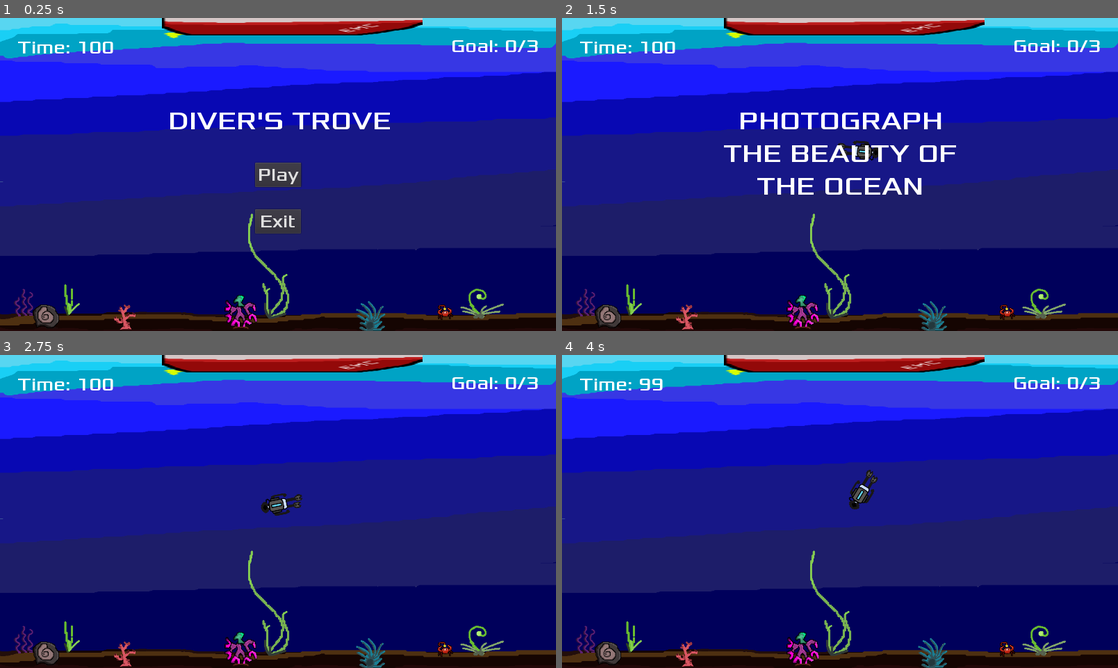
Above: before the commit, frames 1-4 (two rows, left to right).
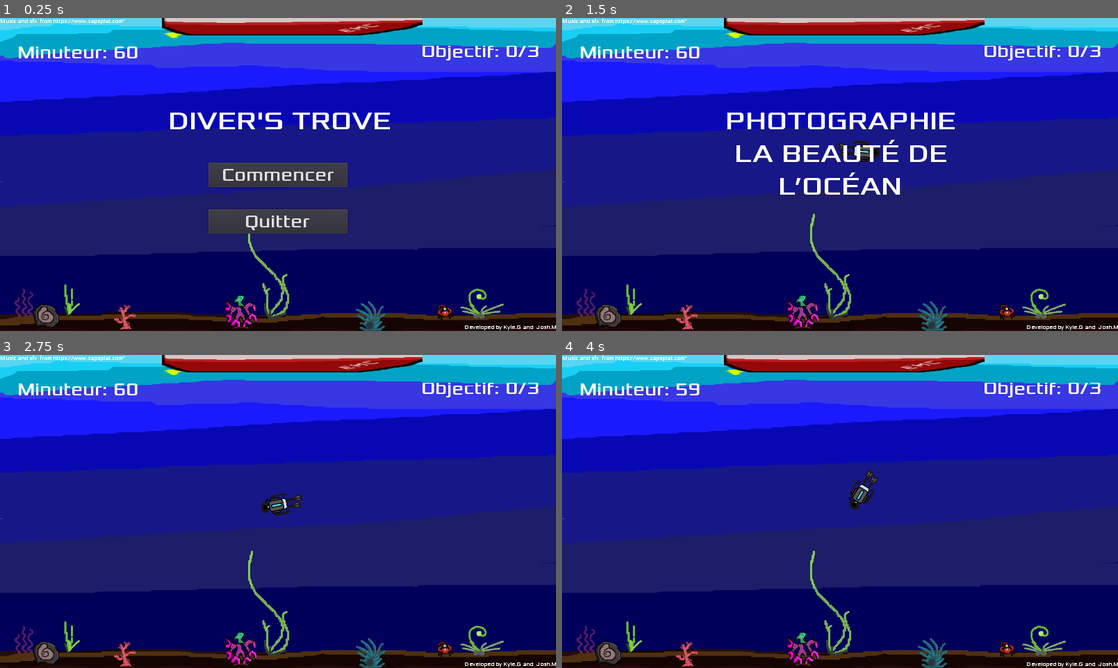
Above: after the commit, the same moments.

Repository: AlgionSan/GJ-Demo-2.0
Game: Godot game, scene res://scenes/Main.tscn
The game is run twice, just before and just after one commit, with the same random seed, the same clock (stepped at 60 frames per second) and the same inputs.
Inputs (mouse positions are in pixels of both pictures, inside the frame that each line leads up to):
- Up to frame 1 (0.25 s): no input
- Up to frame 2 (1.5 s): click "Play" (after the commit: "Commencer") at 0.5 s; move the mouse to (962, 158) at 1.27 s; tap E (interact) at 1.35 s
- Up to frame 3 (2.75 s): move the mouse to (166, 527) at 2.02 s; tap E (interact) at 2.1 s
- Up to frame 4 (4 s): move the mouse to (895, 442) at 2.77 s; tap E (interact) at 2.85, 3.6 s; move the mouse to (812, 574) at 3.52 s

The runs differ from the first frame. In frame 1, 4.3% of the frame differs, in the area x 0-100%, y 0-100%; in frame 2, 4.3%; in frame 3, 1.3%; in frame 4, 1.2%.

Commit message:
change language to french

Diff:
--- a/scenes/HUD.tscn
+++ b/scenes/HUD.tscn
@@ -9,6 +9,10 @@
 
 [sub_resource type="DynamicFont" id=2]
 size = 60
+font_data = ExtResource( 1 )
+
+[sub_resource type="DynamicFont" id=3]
+size = 12
 font_data = ExtResource( 1 )
 
 [node name="HUD" type="CanvasLayer"]
@@ -22,17 +26,18 @@
 margin_right = -40.0
 margin_bottom = 113.0
 custom_fonts/font = SubResource( 1 )
-text = "Goal: 0/3"
+text = "Objectif: 0/3"
 align = 2
+valign = 1
 autowrap = true
 
 [node name="TimeLabel" type="Label" parent="."]
 margin_left = 40.0
 margin_top = 40.0
 margin_right = 640.0
-margin_bottom = 95.0
+margin_bottom = 120.0
 custom_fonts/font = SubResource( 1 )
-text = "Timer: 0"
+text = "Minuteur: 0"
 valign = 1
 autowrap = true
 
@@ -57,29 +62,46 @@
 anchor_top = 0.5
 anchor_right = 0.5
 anchor_bottom = 0.5
-margin_left = -53.0
-margin_top = -27.5
-margin_right = 53.0
-margin_bottom = 27.5
+margin_left = -160.0
+margin_top = -27.0
+margin_right = 160.0
+margin_bottom = 28.0
 custom_fonts/font = SubResource( 1 )
-text = "Play"
+text = "Commencer"
 
 [node name="ExitButton" type="Button" parent="."]
 anchor_left = 0.5
 anchor_top = 0.5
 anchor_right = 0.5
 anchor_bottom = 0.5
-margin_left = -53.0
+margin_left = -160.0
 margin_top = 80.0
-margin_right = 53.0
+margin_right = 160.0
 margin_bottom = 135.0
 custom_fonts/font = SubResource( 1 )
-text = "Exit"
+text = "Quitter"
 
 [node name="MessageTimer" type="Timer" parent="."]
 wait_time = 2.0
 one_shot = true
 
+[node name="DeveloperCredit" type="Label" parent="."]
+anchor_left = 1.0
+anchor_top = 1.0
+anchor_right = 1.0
+anchor_bottom = 1.0
+margin_left = -306.0
+margin_top = -16.0
+custom_fonts/font = SubResource( 3 )
+text = "Developed by Kyle.G and  Josh.M"
+align = 2
+
+[node name="SoundCredits" type="Label" parent="."]
+margin_right = 40.0
+margin_bottom = 14.0
+custom_fonts/font = SubResource( 3 )
+text = "Music and sfx  from https://www.zapsplat.com“"
+
 [connection signal="pressed" from="StartButton" to="." method="_on_StartButton_pressed"]
 [connection signal="pressed" from="ExitButton" to="." method="_on_ExitButton_pressed"]
 [connection signal="timeout" from="MessageTimer" to="." method="_on_MessageTimer_timeout"]
--- a/scenes/Main.tscn
+++ b/scenes/Main.tscn
@@ -54,7 +54,7 @@
 
 [node name="Interactable" parent="." instance=ExtResource( 4 )]
 position = Vector2( 1024, 677 )
-interact_label = "Press 'E' To Photograph"
+interact_label = "Appuyez sur 'E' pour photographier"
 interact_type = "photograph_goal"
 interact_value = "You Found A Crab Lantern!"
 
@@ -65,7 +65,7 @@
 
 [node name="Interactable2" parent="." instance=ExtResource( 4 )]
 position = Vector2( 106, 689 )
-interact_label = "Press 'E' To Photograph"
+interact_label = "Appuyez sur 'E' pour photographier"
 interact_type = "photograph_goal"
 interact_value = "You Found Glowing Corals"
 
@@ -75,7 +75,7 @@
 
 [node name="Interactable3" parent="." instance=ExtResource( 4 )]
 position = Vector2( 555, 677 )
-interact_label = "Press 'E' To Photograph"
+interact_label = "Appuyez sur 'E' pour photographier"
 interact_type = "photograph_goal"
 interact_value = "You Found A Fossil!"
 
@@ -86,7 +86,7 @@
 [node name="Interactable4" parent="." instance=ExtResource( 4 )]
 position = Vector2( 640, 40 )
 scale = Vector2( 6, 1 )
-interact_label = "Press 'E\" Return To Ship"
+interact_label = "Appuyez sur 'E\" Retour à l’expédition"
 interact_type = "return_to_ship"
 interact_value = "You Return To Ship"
 
--- a/scripts/HUD.gd
+++ b/scripts/HUD.gd
@@ -6,10 +6,10 @@
 	pass
 
 func update_goal(cur_goal):
-	$GoalLabel.text = "Goal: " + str(cur_goal) + "/" + str(3)
+	$GoalLabel.text = "Objectif: " + str(cur_goal) + "/" + str(3)
 
 func update_time(time):
-	$TimeLabel.text = "Time: " + str(int(time))
+	$TimeLabel.text = "Minuteur: " + str(int(time))
 
 
 func show_message(text):
@@ -27,7 +27,7 @@
 	$ExitButton.show()
 
 func show_game_win():
-	show_message("You Won")
+	show_message("vous avez gagné")
 	yield($MessageTimer, "timeout")
 	$MessageLabel.text = "Diver's Trove"
 	$MessageLabel.show()
--- a/scripts/Main.gd
+++ b/scripts/Main.gd
@@ -4,7 +4,7 @@
 signal game_new_game
 
 export (PackedScene) var mob_scene
-export var oxygenTimer : float = 100.0
+export var oxygenTimer : float = 60
 
 
 var game_running: bool = false
@@ -12,7 +12,7 @@
 func new_game():
 	set_process(true)
 	emit_signal("game_new_game")
-	oxygenTimer = 100
+	oxygenTimer = 60
 	var goal = 0
 
 	$HUD.update_time(oxygenTimer)
@@ -22,7 +22,7 @@
 	$Music.play()
 	$StartTimer.start()
 
-	$HUD.show_message("Photograph The Beauty Of The Ocean")
+	$HUD.show_message("Photographie La beauté de l’océan")
 	yield($StartTimer, "timeout")
 	game_running= true
 	#spawn mobs after timeout
--- a/scripts/Player.gd
+++ b/scripts/Player.gd
@@ -23,6 +23,10 @@
 func _ready():
 	hide()
 	update_interactions()
+
+	#make sure it randomize the pseudo rando of computer
+	#this will randomize spawn mobs every game
+	randomize()
 
 #input listener
 func _input(event):
@@ -101,7 +105,7 @@
 func handle_photograph_goal(cur_interaction):
 	if cur_interaction.interact_value in photographed_objects:
 		print("You've already photographed this object!")
-		player_label.text = "You've already photographed this object!"
+		player_label.text = "Vous avez déjà photographié cet objet "
 	else:
 		photograph_marine_life()
 		photographed_objects.append(cur_interaction.interact_value)
Not shown: 1 places in scenes/HUD.tscn that only renumber resources
